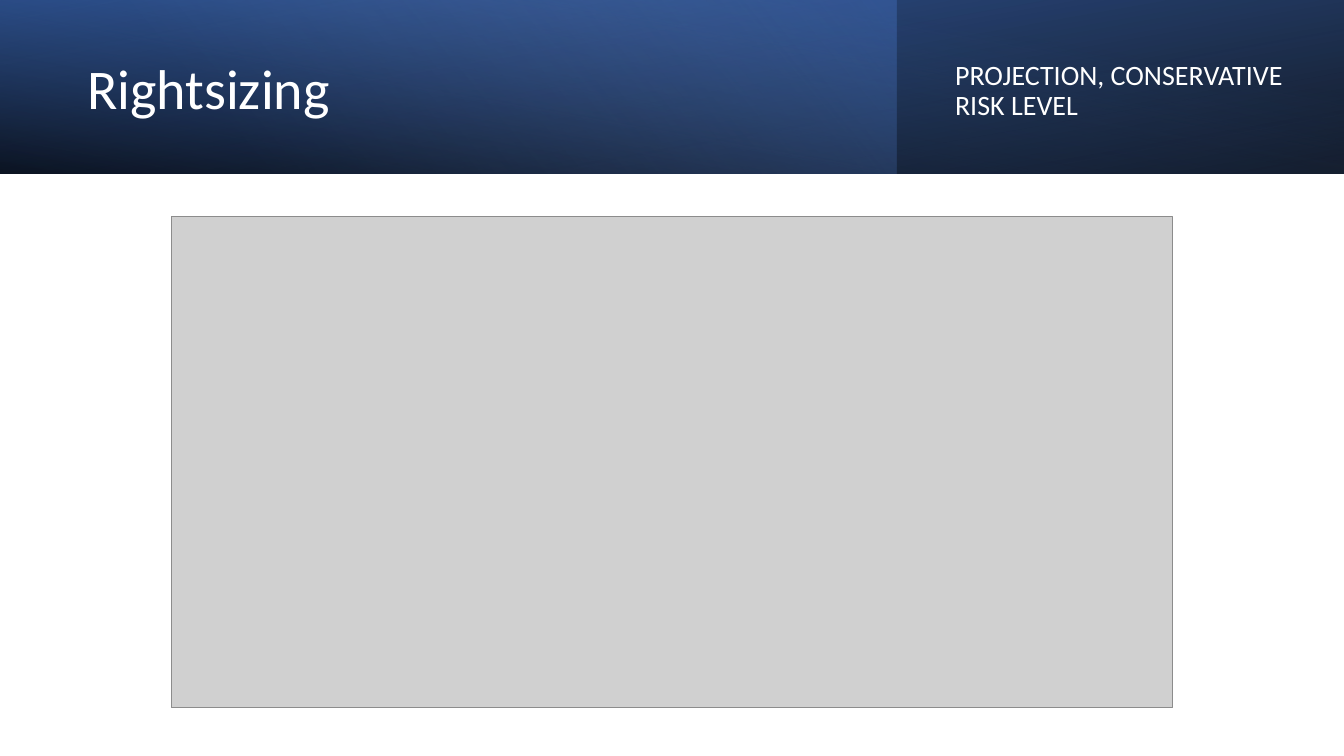
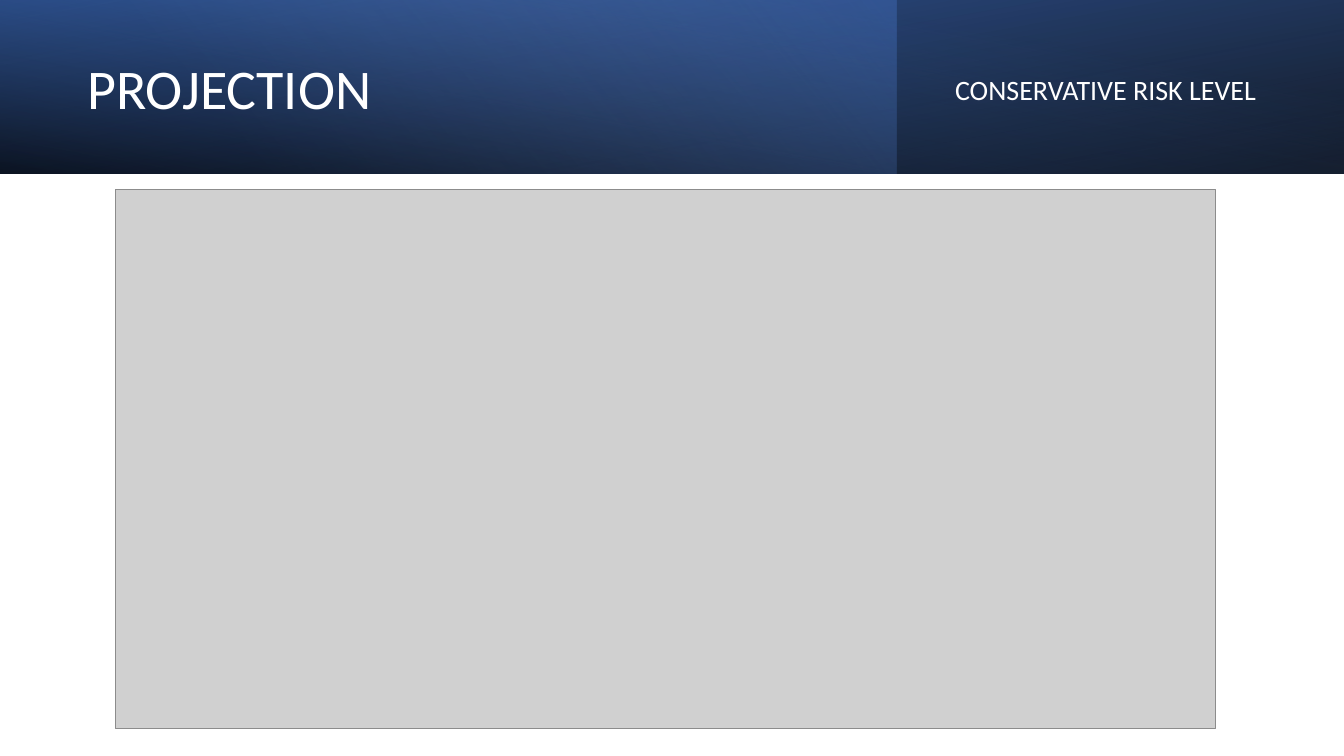
Before and after one commit to VMwareAria/VMwareAria.github.io, a slide deck: slide 3 of Presentations/Rightsizing[bgronas].pptx (slide 5 before the commit). Drawn at 1344x756 pixels with LibreOffice and Linux fonts; fonts in the diff are those of the drawing; grey boxes stand for pictures. Boxes give left, top, right and bottom in pixels: in the first picture for what was removed or moved away, otherwise in the second. Text is boxed around its words. In the diff, an @@ line names an element or a change of style, - is before the commit and + after.

```diff
--- a/Presentations/Rightsizing[bgronas].pptx
+++ b/Presentations/Rightsizing[bgronas].pptx
@@ title at bbox=[87, 72, 371, 110]: text changed @@
-Rightsizing
+PROJECTION
@@ subtitle at bbox=[955, 82, 1256, 100]: text changed @@
-PROJECTION, CONSERVATIVE RISK LEVEL
+CONSERVATIVE RISK LEVEL
@@ picture: place and size @@
-picture at bbox=[171, 217, 1174, 708]
+picture at bbox=[115, 190, 1216, 729]
```
Also in this commit, not shown: 4 other slides changed, 2 slides removed, 19 other files.
